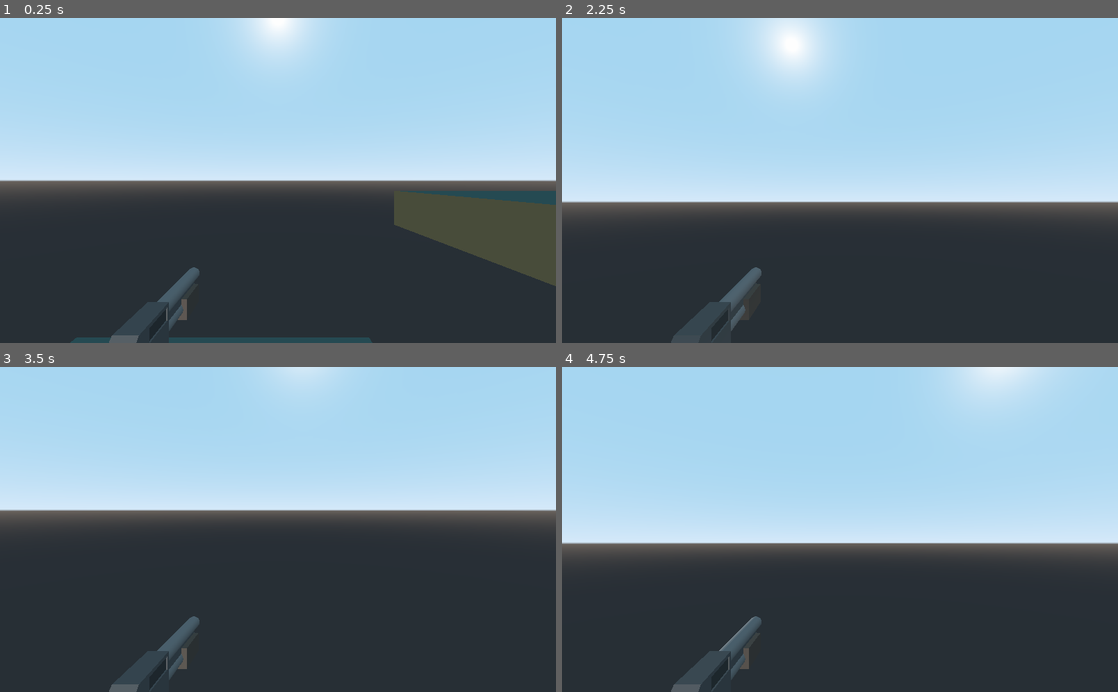
Above: before the commit, frames 1-4 (two rows, left to right).
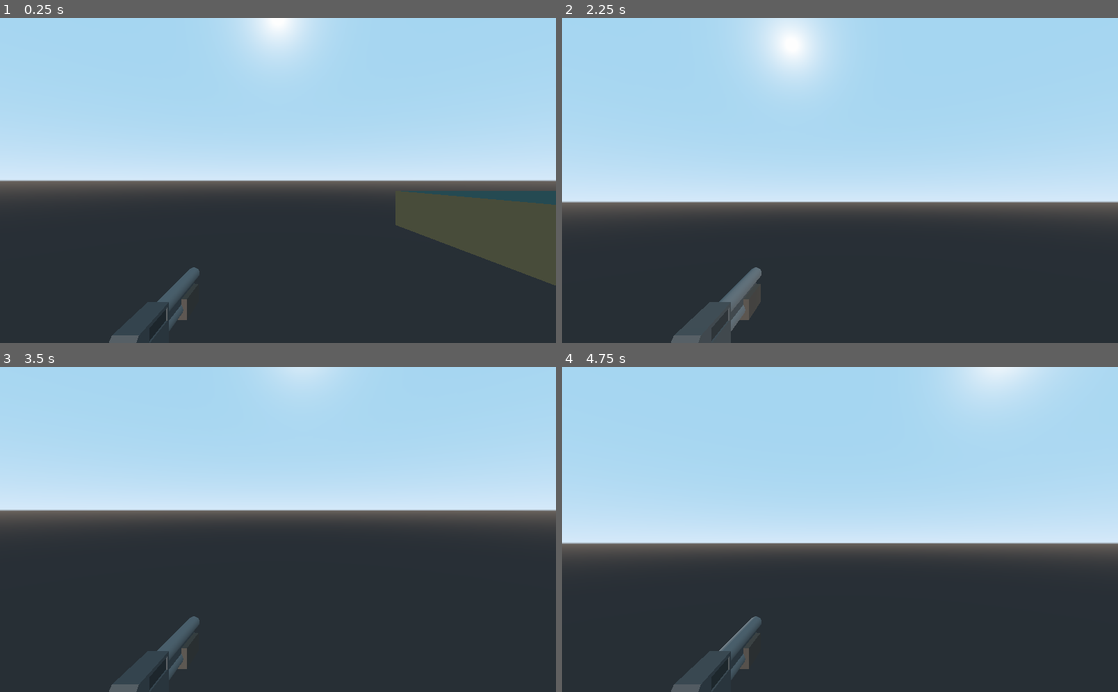
Above: after the commit, the same moments.

Repository: WillNilges/Slender-RIT
Game: Godot game, scene res://Spatial.tscn
Same seed, same stepped clock (60 frames per second), same inputs: the game is played once before the commit and once after it. After the commit the project has no main scene; this scene is started directly in both runs.
Inputs (mouse positions are in pixels of both pictures, inside the frame that each line leads up to):
- Up to frame 1 (0.25 s): no input
- Up to frame 2 (2.25 s): tap Enter (ui_accept) at 0.5, 1.25, 2 s; move the mouse to (867, 180) at 0.52 s; hold Space (jump) 0.53-1.28 s; hold W (move_forward) from 0.53 s (still down); move the mouse to (812, 180) at 1.27 s; tap Space (jump) at 1.35, 1.52, 1.82 s; move the mouse to (851, 174) at 2.02 s; hold Space (jump) from 2.03 s (still down)
- Up to frame 3 (3.5 s): keep holding W (move_forward); tap Enter (ui_accept) at 2.75 s; move the mouse to (272, 536) at 2.77 s; release Space (jump) at 2.78 s; tap Space (jump) at 2.85, 3.02, 3.32 s
- Up to frame 4 (4.75 s): keep holding W (move_forward); tap Enter (ui_accept) at 3.5, 4.25 s; move the mouse to (878, 532) at 3.52 s; hold Space (jump) 3.53-4.28 s; move the mouse to (795, 526) at 4.27 s; tap Space (jump) at 4.35, 4.52 s

The runs differ from the first frame. In frame 1, 0.8% of the frame differs, in the area x 12-100%, y 53-100%; in frame 2, 0.2%; in frame 3, less than 0.1%; in frame 4, less than 0.1%.

Commit message:
collectables can be picked up

Diff:
--- a/Spatial.tscn
+++ b/Spatial.tscn
@@ -1,8 +1,9 @@
-[gd_scene load_steps=5 format=2]
+[gd_scene load_steps=6 format=2]
 
 [ext_resource path="res://GodotFPS-Assets/Models/Environment/Ground.obj" type="ArrayMesh" id=1]
 [ext_resource path="res://player.tscn" type="PackedScene" id=2]
 [ext_resource path="res://player.gd" type="Script" id=3]
+[ext_resource path="res://collectables/collectableHead.tscn" type="PackedScene" id=4]
 
 [sub_resource type="ConcavePolygonShape" id=1]
 data = PoolVector3Array( 0, 0, 0, 3, 0.3, 0, 3, 0, 0, 3, 0.3, 0, 0, 0, 0, 0, 0.3, 0, 0, 0.3, -3, 3, 0.3, 0, 0, 0.3, 0,  …(284 unchanged characters)…
@@ -13,7 +14,7 @@
 [node name="Node" type="Node" parent="."]
 
 [node name="Ground" type="MeshInstance" parent="Node"]
-transform = Transform( 1, 0, 0, 0, 1, 0, 0, 0, 1, 0.996823, 1.60436, -0.199304 )
+transform = Transform( 1, 0, 0, 0, 1, 0, 0, 0, 1, 1.00208, 1.60436, -0.192333 )
 mesh = ExtResource( 1 )
 material/0 = null
 material/1 = null
@@ -49,7 +50,7 @@
 shape = SubResource( 1 )
 
 [node name="Ground3" type="MeshInstance" parent="Node"]
-transform = Transform( 1, 0, 0, 0, 1, 0, 0, 0, 1, -2.09213, 0.0834949, -0.539808 )
+transform = Transform( 1, 0, 0, 0, 1, 0, 0, 0, 1, -1.43757, 0.541353, 0.256867 )
 mesh = ExtResource( 1 )
 material/0 = null
 material/1 = null
@@ -91,3 +92,6 @@
 [node name="player" parent="." instance=ExtResource( 2 )]
 transform = Transform( 1, 0, 0, 0, 1, 0, 0, 0, 1, -0.0728769, 1.35491, -0.667757 )
 script = ExtResource( 3 )
+
+[node name="collectableHead" parent="." instance=ExtResource( 4 )]
+transform = Transform( 0.0907193, 0, -0.232959, 0, 0.25, 0, 0.232959, 0, 0.0907193, 2.40926, 1.60681, -1.01424 )
--- /dev/null
+++ b/collectable.gd
@@ -0,0 +1,23 @@
+extends Area
+
+
+# Declare member variables here. Examples:
+# var a = 2
+# var b = "text"
+
+
+# Called when the node enters the scene tree for the first time.
+func _ready():
+	pass # Replace with function body.
+
+
+# Called every frame. 'delta' is the elapsed time since the previous frame.
+#func _process(delta):
+#	pass
+
+
+func _on_collectable_body_entered(body):
+	print(body)
+	if body.name == "player":
+		body.incrementScore()
+		queue_free()
--- /dev/null
+++ b/collectables/collectable.tscn
@@ -0,0 +1,13 @@
+[gd_scene load_steps=3 format=2]
+
+[ext_resource path="res://collectable.gd" type="Script" id=1]
+
+[sub_resource type="SphereShape" id=1]
+
+[node name="collectable" type="Area"]
+script = ExtResource( 1 )
+
+[node name="CollisionShape" type="CollisionShape" parent="."]
+transform = Transform( 0.5, 0, 0, 0, 0.5, 0, 0, 0, 0.5, 0, 0, 0 )
+shape = SubResource( 1 )
+[connection signal="body_entered" from="." to="." method="_on_collectable_body_entered"]
--- /dev/null
+++ b/collectables/collectableHead.tscn
@@ -0,0 +1,10 @@
+[gd_scene load_steps=3 format=2]
+
+[ext_resource path="res://collectables/collectable.tscn" type="PackedScene" id=1]
+[ext_resource path="res://GodotFPS-Assets/Models/john.obj" type="ArrayMesh" id=2]
+
+[node name="collectableHead" instance=ExtResource( 1 )]
+
+[node name="john" type="MeshInstance" parent="." index="1"]
+mesh = ExtResource( 2 )
+material/0 = null
--- a/player.gd
+++ b/player.gd
@@ -28,24 +28,24 @@
 # called when an input is detected
 func _input (event):
 
-    # did the mouse move?
-    if event is InputEventMouseMotion:
-        mouseDelta = event.relative
+	# did the mouse move?
+	if event is InputEventMouseMotion:
+		mouseDelta = event.relative
 
 # called every frame
 func _process (delta):
 
-    # rotate camera along X axis
-    camera.rotation_degrees -= Vector3(rad2deg(mouseDelta.y), 0, 0) * lookSensitivity * delta
+	# rotate camera along X axis
+	camera.rotation_degrees -= Vector3(rad2deg(mouseDelta.y), 0, 0) * lookSensitivity * delta
 
-    # clamp the vertical camera rotation
-    camera.rotation_degrees.x = clamp(camera.rotation_degrees.x, minLookAngle, maxLookAngle)
+	# clamp the vertical camera rotation
+	camera.rotation_degrees.x = clamp(camera.rotation_degrees.x, minLookAngle, maxLookAngle)
 
-    # rotate player along Y axis
-    rotation_degrees -= Vector3(0, rad2deg(mouseDelta.x), 0) * lookSensitivity * delta
+	# rotate player along Y axis
+	rotation_degrees -= Vector3(0, rad2deg(mouseDelta.x), 0) * lookSensitivity * delta
 
-    # reset the mouse delta vector
-    mouseDelta = Vector2()
+	# reset the mouse delta vector
+	mouseDelta = Vector2()
 
 # called every physics step
 func _physics_process (Delta):
@@ -57,13 +57,13 @@
 
 	# movement inputs
 	if Input.is_action_pressed("move_forward"):
-	    input.y -= 1
+		input.y -= 1
 	if Input.is_action_pressed("move_backward"):
-	    input.y += 1
+		input.y += 1
 	if Input.is_action_pressed("move_left"):
-	    input.x -= 1
+		input.x -= 1
 	if Input.is_action_pressed("move_right"):
-	    input.x += 1
+		input.x += 1
 
 	# normalize the input so we can't move faster diagonally
 	input = input.normalized()
@@ -85,4 +85,7 @@
 
 	# jump if we press the jump button and are standing on the floor
 	if Input.is_action_pressed("jump") and is_on_floor():
-	    vel.y = jumpForce
+		vel.y = jumpForce
+
+func incrementScore():
+	score += 1
--- a/project.godot
+++ b/project.godot
@@ -16,7 +16,6 @@
 [application]
 
 config/name="Slender-RIT"
-run/main_scene="res://ToBeDropped.tscn"
 config/icon="res://icon.png"
 
 [input]
Not shown, changed: GodotFPS-Assets/Models/Pickups/AmmoBoxModel.dae.import
Not shown, changed: GodotFPS-Assets/Models/Pickups/HealthPackModel.dae.import
Not shown, added: GodotFPS-Assets/Models/john.obj
Not shown, added: GodotFPS-Assets/Models/john.obj.import
Not shown, added: GodotFPS-Assets/Models/john.sc1
